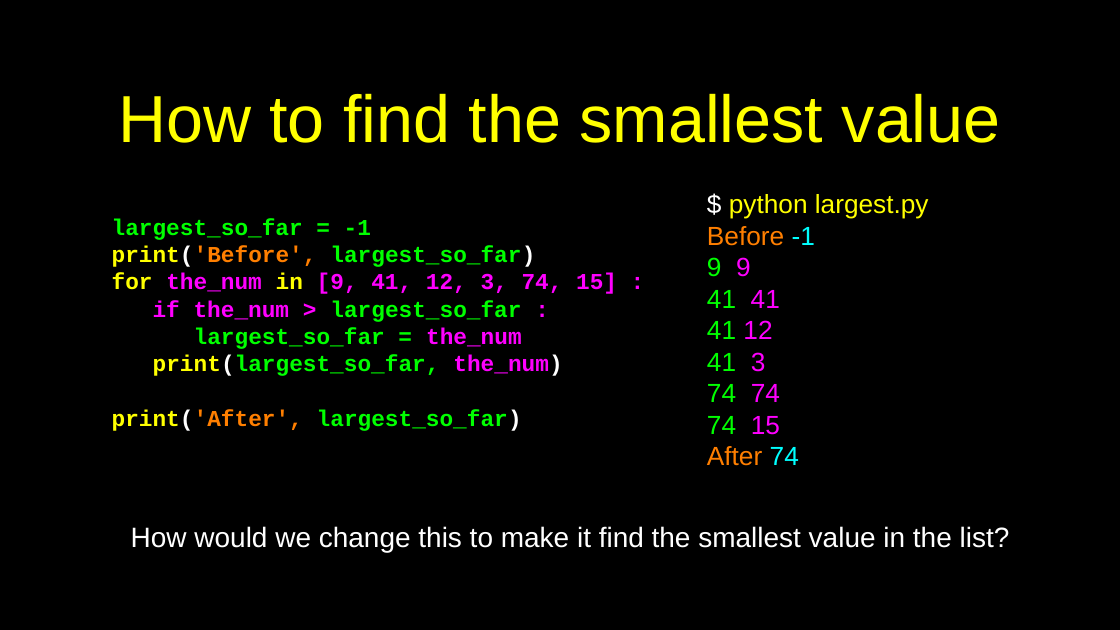
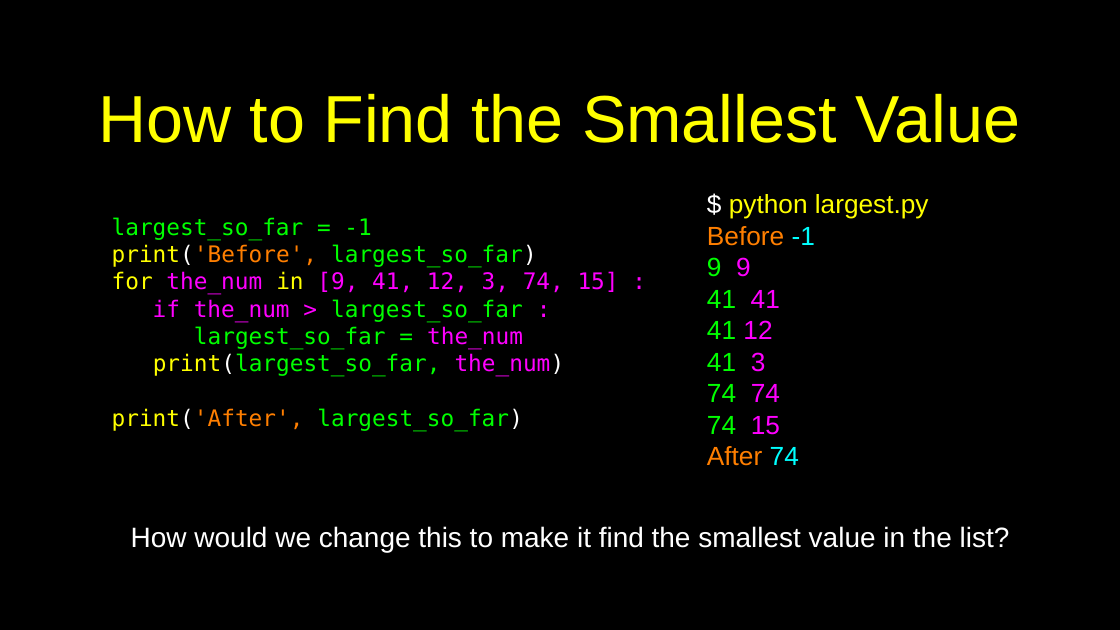
Before and after one commit to csev/py4e, a slide deck: slide 47 of lectures3/Pythonlearn-05-Iterations.pptx. Drawn at 1120x630 pixels with LibreOffice and Linux fonts; fonts in the diff are those of the drawing. Boxes give left, top, right and bottom in pixels: in the first picture for what was removed or moved away, otherwise in the second. Text is boxed around its words. In the diff, an @@ line names an element or a change of style, - is before the commit and + after.

```diff
--- a/lectures3/Pythonlearn-05-Iterations.pptx
+++ b/lectures3/Pythonlearn-05-Iterations.pptx
@@ title at [98, 93, 1020, 143]: text changed @@
-How to find the smallest value
+How to Find the Smallest Value
@@ text "largest_so_far = -1" at [112, 217, 619, 431]: font Courier New to DejaVu Sans Mono, bold off @@
```
Also in this commit, not shown: 26 other slides changed, 2 other files.
